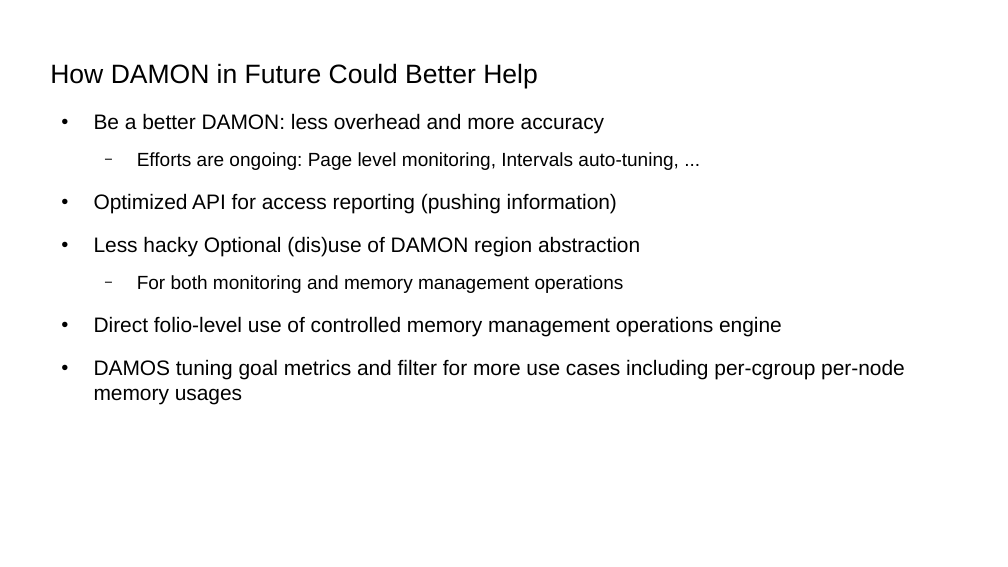
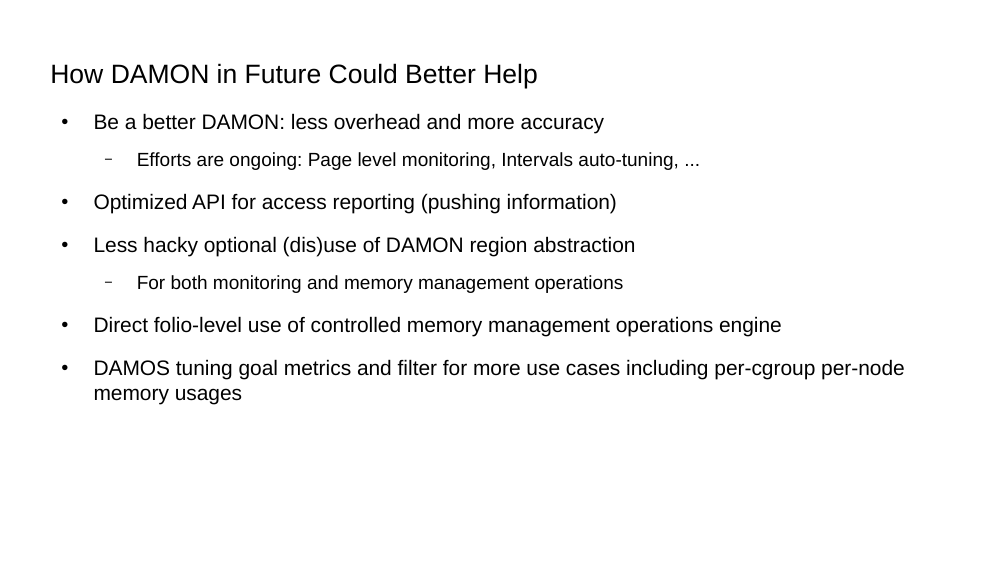
Before and after one commit to damonitor/talks, a slide deck: slide 6 of 2025/lsfmmbpf/damon_requirements_lsfmmbpf_2025.odp. Drawn at 1008x567 pixels with LibreOffice and Linux fonts; fonts in the diff are those of the drawing. Boxes give left, top, right and bottom in pixels: in the first picture for what was removed or moved away, otherwise in the second. Text is boxed around its words. In the diff, an @@ line names an element or a change of style, - is before the commit and + after.

```diff
--- a/2025/lsfmmbpf/damon_requirements_lsfmmbpf_2025.odp
+++ b/2025/lsfmmbpf/damon_requirements_lsfmmbpf_2025.odp
@@ text at (94, 236, 635, 256): text changed @@
-● Less hacky Optional (dis)use of DAMON region abstraction
+● Less hacky optional (dis)use of DAMON region abstraction
```
Also in this commit, not shown: 1 other slide changed, 2 slides added, 3 other files.
